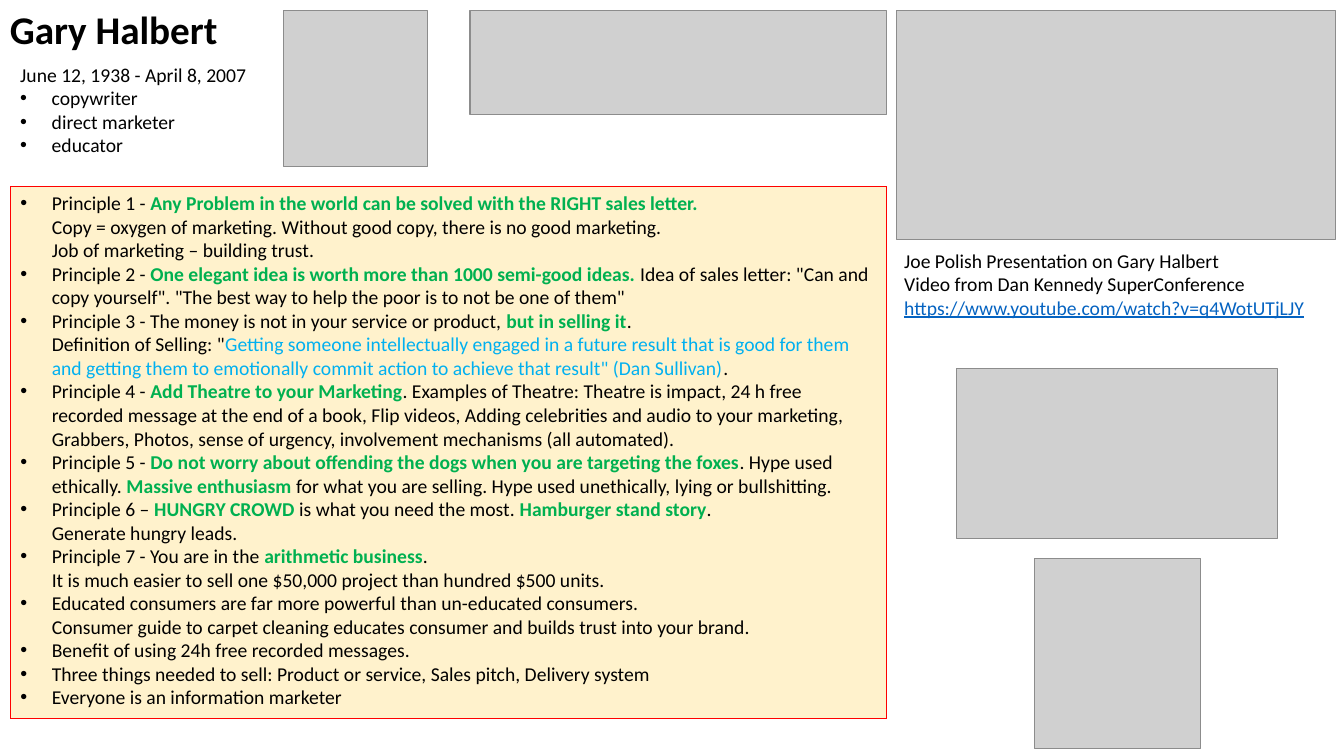
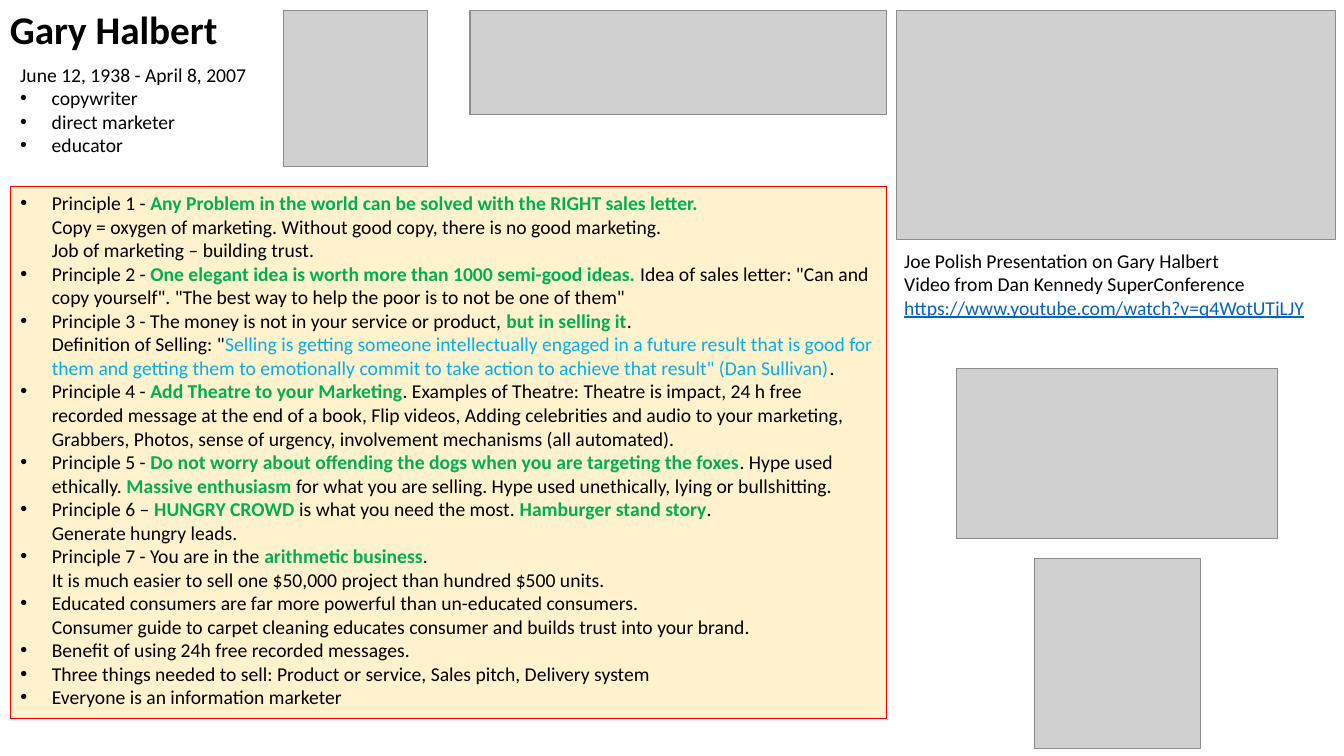
Before and after one commit to lselector/marketing, a slide deck: slide 11 of Marketing.pptx. Drawn at 1344x756 pixels with LibreOffice and Linux fonts; fonts in the diff are those of the drawing; grey boxes stand for pictures. Boxes give left, top, right and bottom in pixels: in the first picture for what was removed or moved away, otherwise in the second. Text is boxed around its words. In the diff, an @@ line names an element or a change of style, - is before the commit and + after.

Commit message:
update

```diff
--- a/Marketing.pptx
+++ b/Marketing.pptx
@@ text in rectangle at (52,314,872,379): text changed @@
-• Principle 3 - The money is not in your service or product, but in selling it.
-  Definition of Selling: "Getting someone intellectually engaged in a future result that is good for them and getting them to emotionally commit action to achieve that result" (Dan Sullivan).
+• Principle 3 - The money is not in your service or product, but in selling it.
+  Definition of Selling: "Selling is getting someone intellectually engaged in a future result that is good for them and getting them to emotionally commit to take action to achieve that result" (Dan Sullivan).
```
Also in this commit, not shown: 3 other slides changed.
